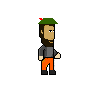
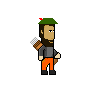
Layers edited between the first and the second 100px x 100px image:
added layer "Layer 12" over [30, 37, 58, 65]
